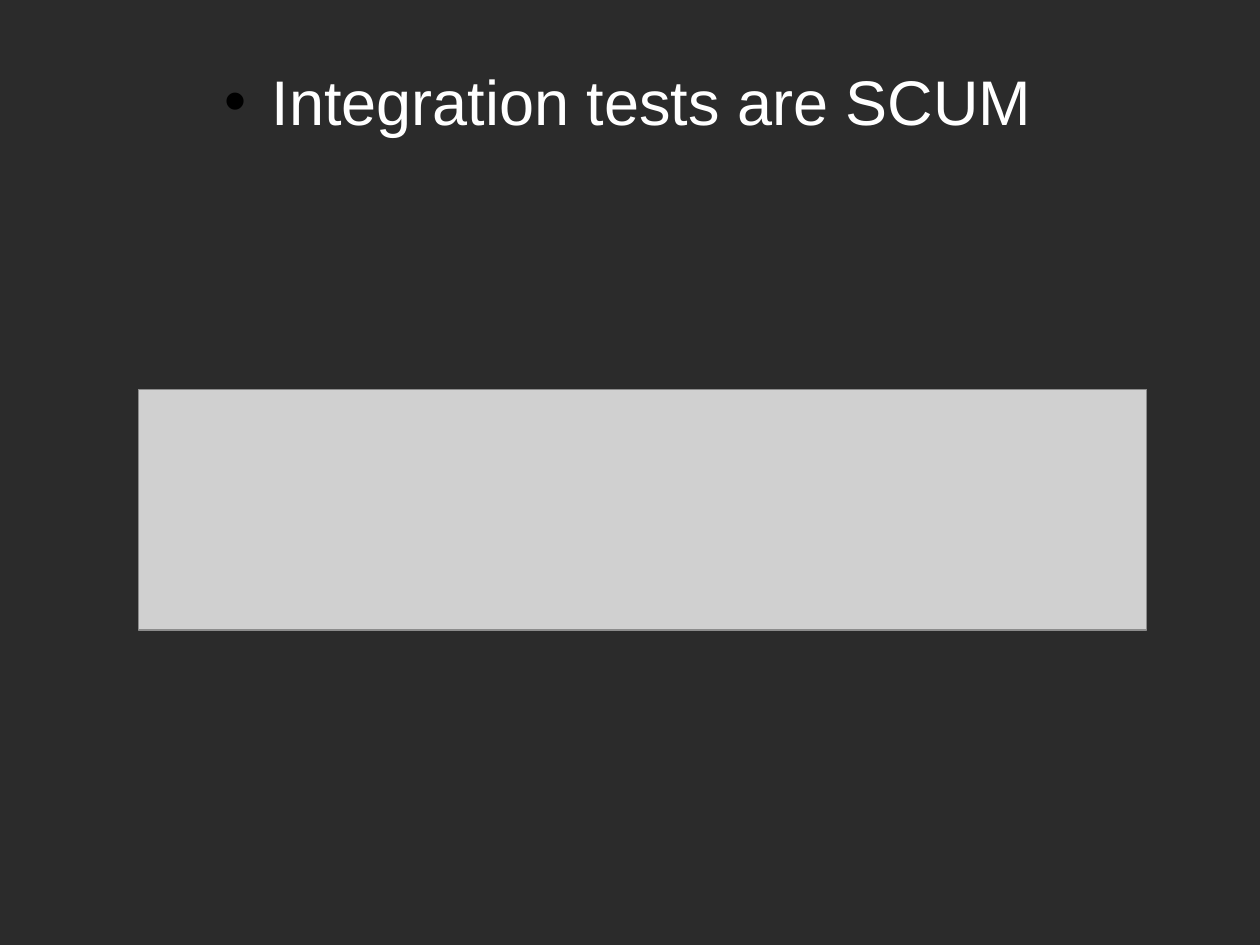
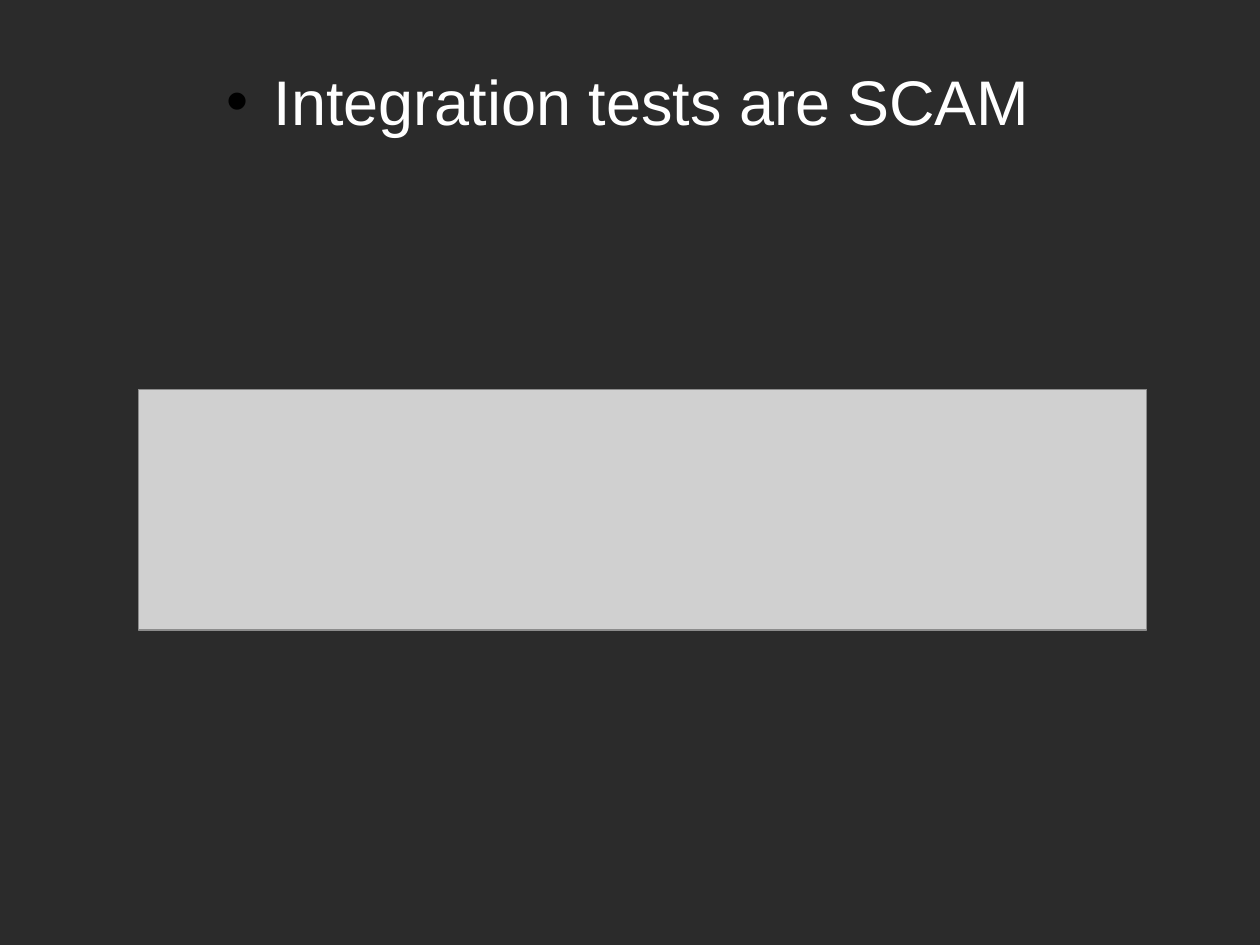
Before and after one commit to asolntsev/presentations, a slide deck: slide 13 of ui-tests/the_fast_and_the_continuous.seleniumcamp2014.odp. Drawn at 1260x945 pixels with LibreOffice and Linux fonts; fonts in the diff are those of the drawing; grey boxes stand for pictures; background and template pictures are left out; a plain dark background stands for a picture behind light text. Boxes give left, top, right and bottom in pixels: in the first picture for what was removed or moved away, otherwise in the second. Text is boxed around its words. In the diff, an @@ line names an element or a change of style, - is before the commit and + after.

```diff
--- a/ui-tests/the_fast_and_the_continuous.seleniumcamp2014.odp
+++ b/ui-tests/the_fast_and_the_continuous.seleniumcamp2014.odp
@@ text at [274, 79, 1030, 137]: text changed @@
-• Integration tests are SCUM
+• Integration tests are SCAM
```
Also in this commit, not shown: 5 other slides changed, 1 slide added, 1 slide removed.
